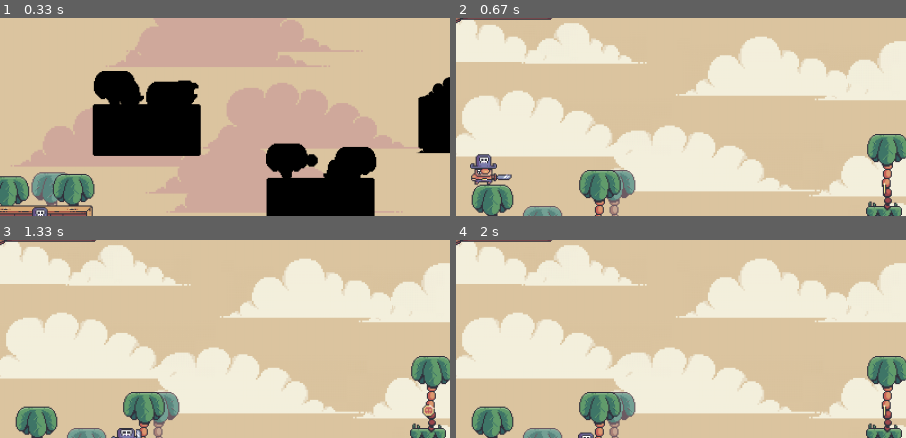
Above: before the commit, frames 1-4 (two rows, left to right).
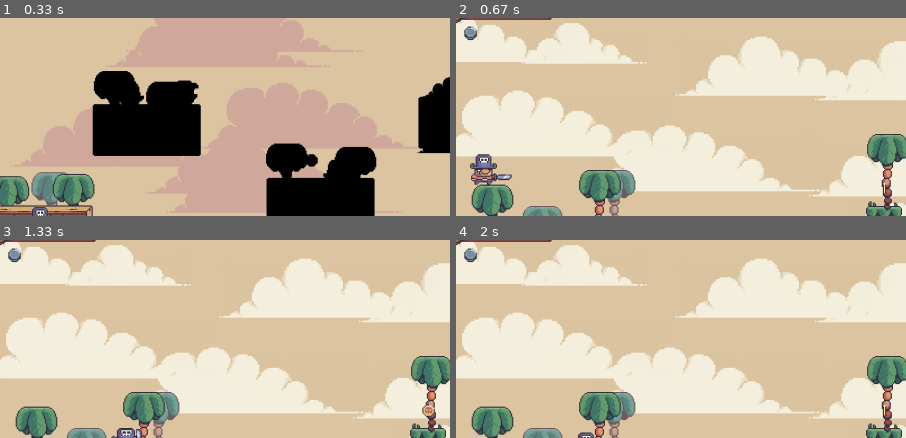
Above: after the commit, the same moments.

Repository: harryodubhghaill/pygame-platformer
Game: pygame game, started from main.py
The game is run twice, just before and just after one commit, with the same random seed, the same clock (stepped at 60 frames per second) and the same inputs.
Inputs:
- Up to frame 1 (0.33 s): no input
- Up to frame 2 (0.67 s): tap Space at 0.33 s
- Up to frame 3 (1.33 s): hold D 0.67-1.13 s; hold W from 1.17 s (still down)
- Up to frame 4 (2 s): release W at 1.47 s; hold D 1.5-1.97 s
The pictures show only the part of the screen within x 2-52%, y 7-57%; the shares and areas given below are measured in that part.

Frame 1 is identical in both runs. In frame 2, 0.2% of the frame differs, in the area x 1-5%, y 4-12%; in frame 3, 0.2%; in frame 4, 0.2%.

Commit message:
draw coin ui to screen

Diff:
--- a/main.py
+++ b/main.py
@@ -36,6 +36,7 @@
         else:
             self.level.run()
             self.ui.show_health(50, 100)
+            self.ui.show_coins(12)
 
 # pygame setup
 pygame.init()
--- a/ui.py
+++ b/ui.py
@@ -11,9 +11,10 @@
 
         # coins
         self.coin = pygame.image.load('./graphics/ui/coin.png')
+        self.coin_rect = self.coin.get_rect(topleft = (50, 61))
 
     def show_health(self, current, full):
         self.display_surface.blit(self.health_bar, (20, 10))
 
     def show_coins(self, amount):
-        pass
+        self.display_surface.blit(self.coin, self.coin_rect)
